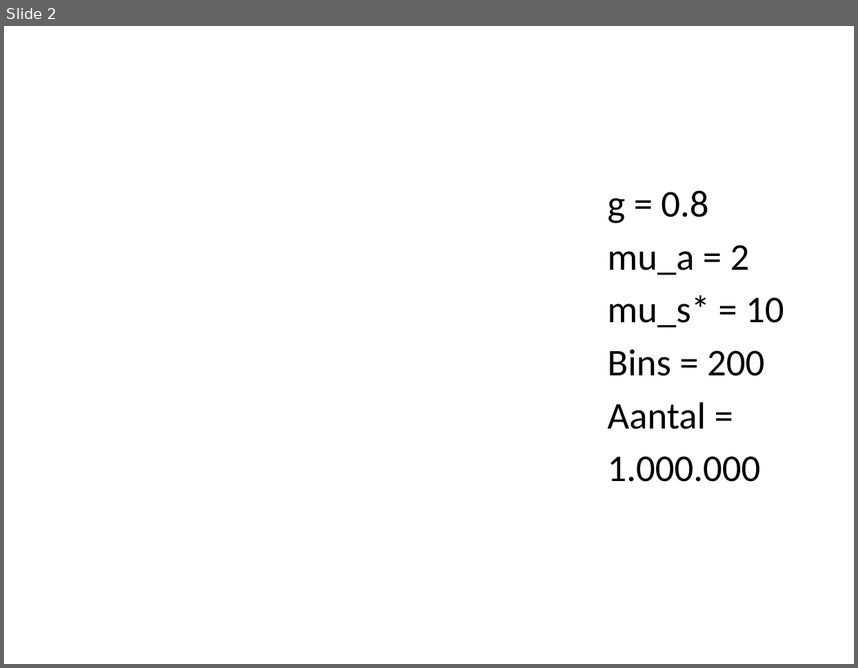
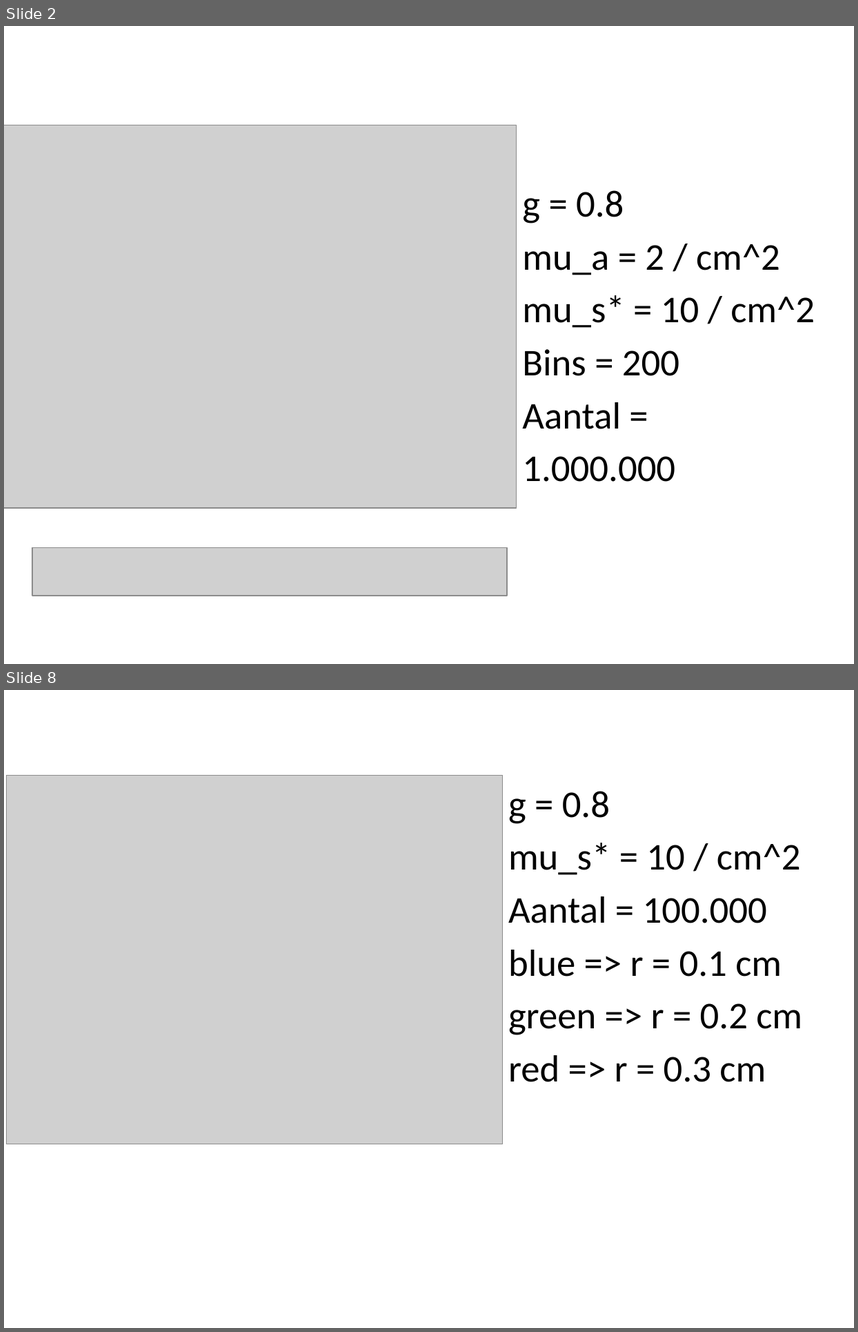
Before and after one commit to nathhje/bachelorproject, a slide deck: voortgang2.pptx. Shown one above the other, each under a label of ours: slide 2 before the commit, slides 2 and 8 after it; the slides between them are not shown. The pictures are 858x668 and 858x1332 pixels, drawn with LibreOffice and Linux fonts; fonts in the diff are those of the drawing; grey boxes stand for pictures. Boxes give left, top, right and bottom in pixels: in the first picture for what was removed or moved away, otherwise in the second. Text is boxed around its words. In the diff, an @@ line names an element or a change of style, - is before the commit and + after.

```diff
--- a/voortgang2.pptx
+++ b/voortgang2.pptx
@@ slide 8 added at (4,690,854,1328), background #FFFFFF @@
@@ picture added at (7,775,502,1144) @@
@@ text added at (508,791,802,1082), 32 pt, text #000000 @@
+g = 0.8
+mu_s* = 10 / cm^2
+Aantal = 100.000
+blue => r = 0.1 cm
+green => r = 0.2 cm
+red => r = 0.3 cm
@@ slide 2 changed as well @@
@@ picture added at (4,125,517,508) @@
@@ text "g = 0.8": place and size @@
-text "g = 0.8" at (608,190,784,481)
+text "g = 0.8" at (522,190,815,481)
@@ text at (522,244,815,328): text changed @@
-mu_a = 2
-mu_s* = 10
+mu_a = 2 / cm^2
+mu_s* = 10 / cm^2
@@ picture added at (32,547,506,595) @@
```
Also in this commit, not shown: 1 other slide changed, 5 other slides added, 24 other files.
